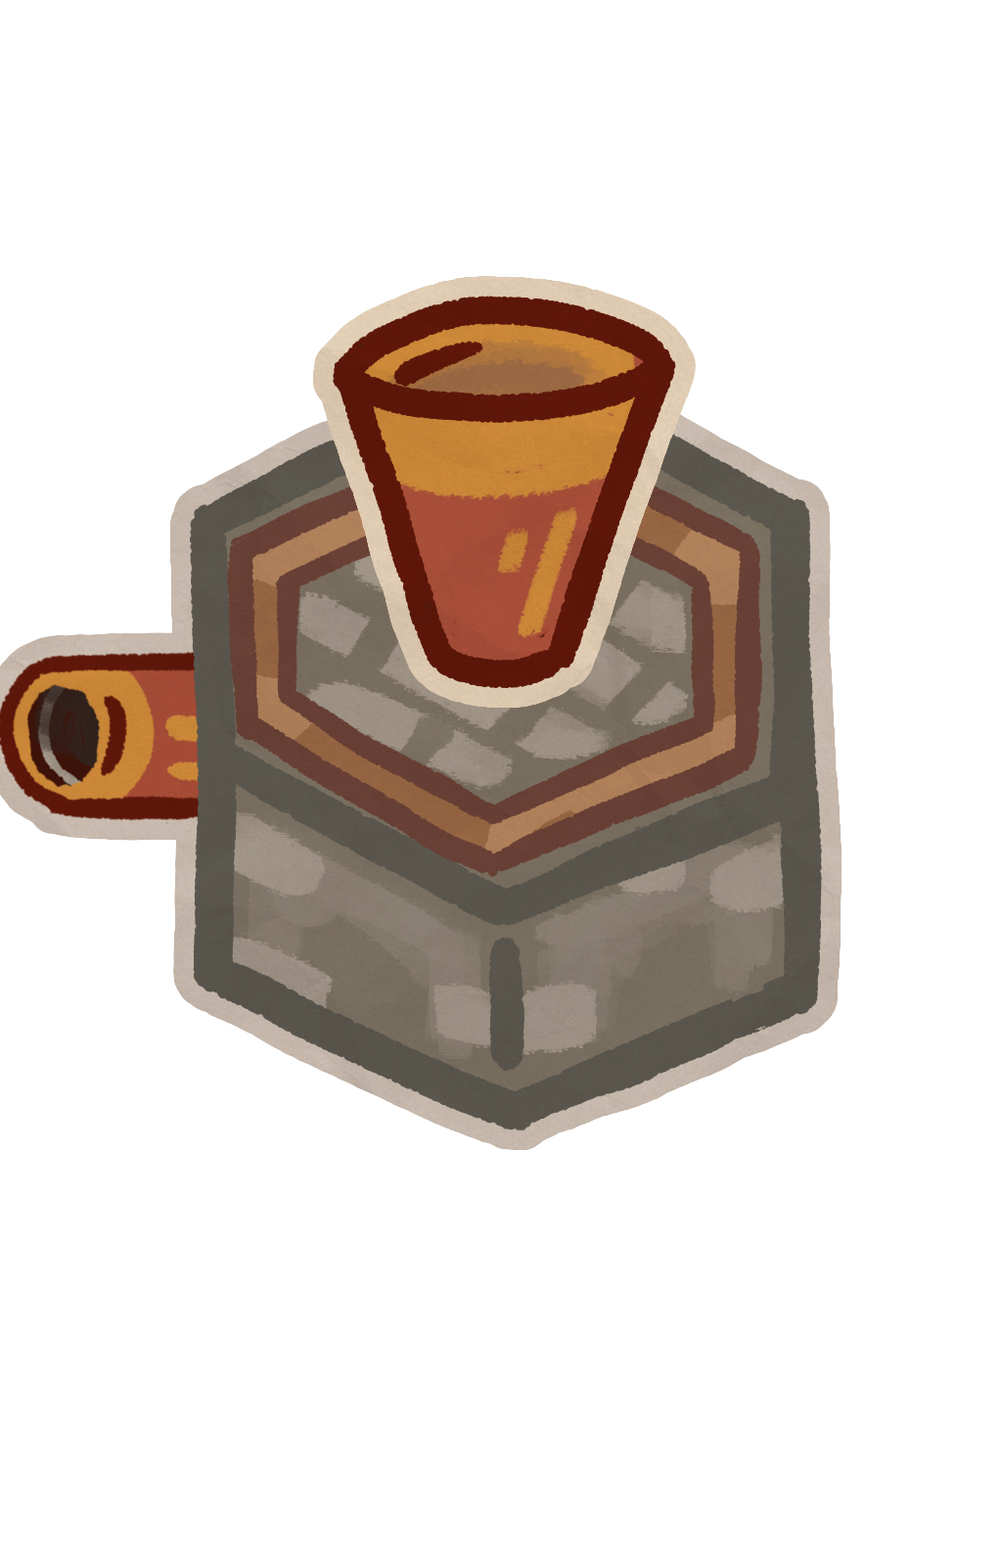
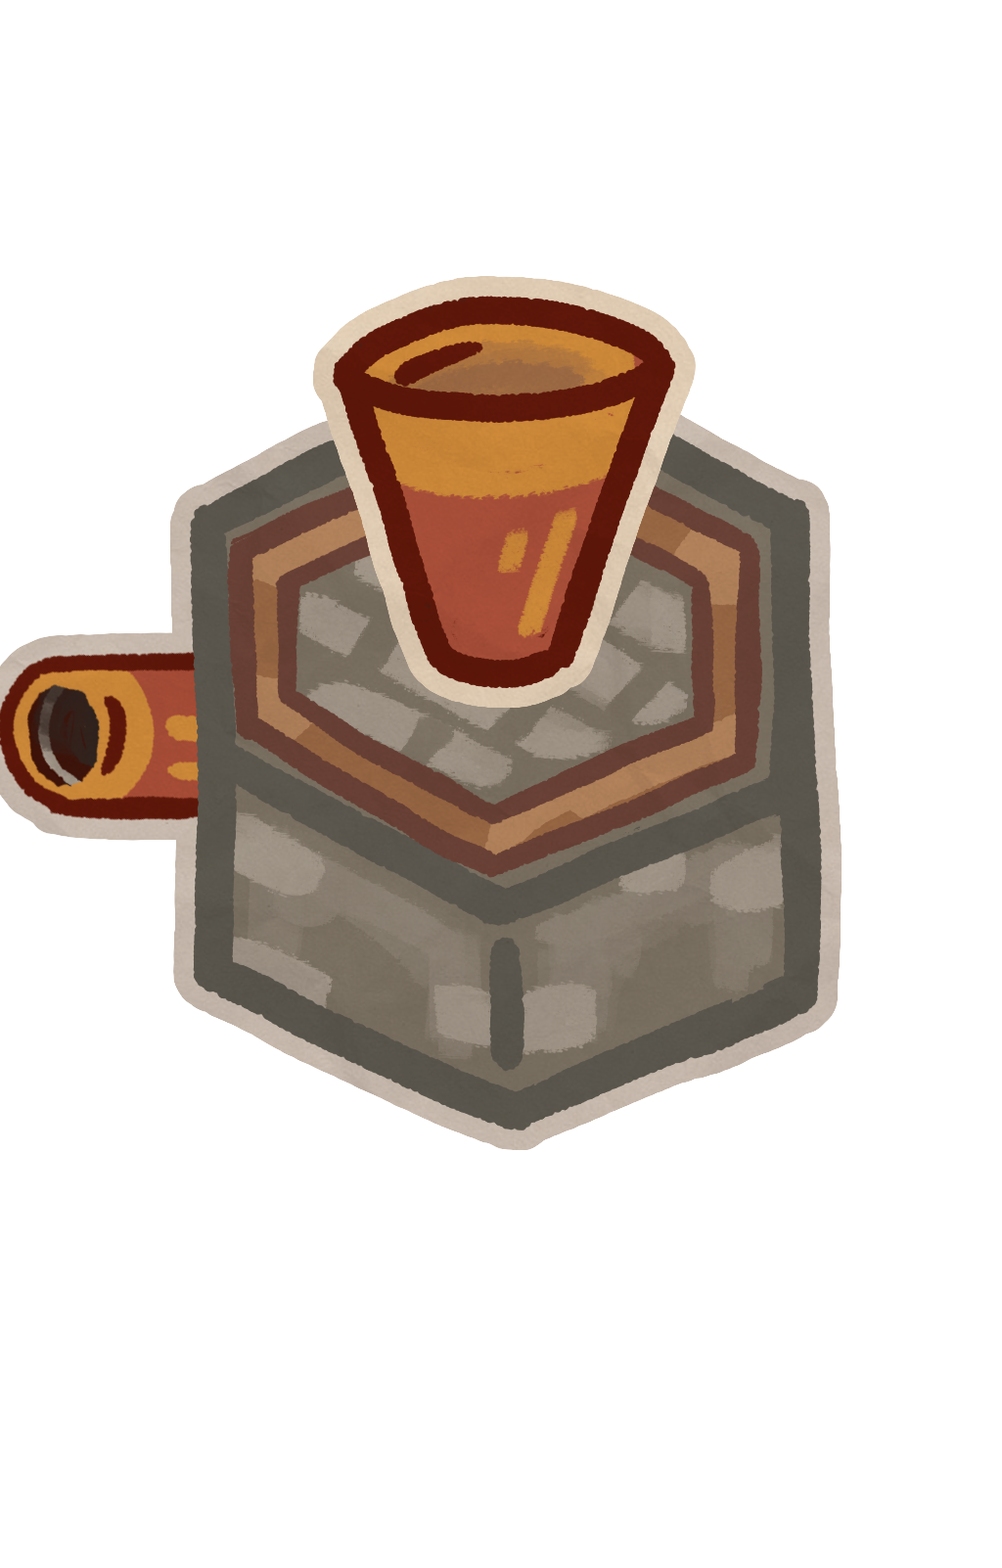
Two versions of the same layered image (1002 x 1568). Layer-by-layer changes:
pixels changed over (478, 747, 807, 1141) (layer not identified)